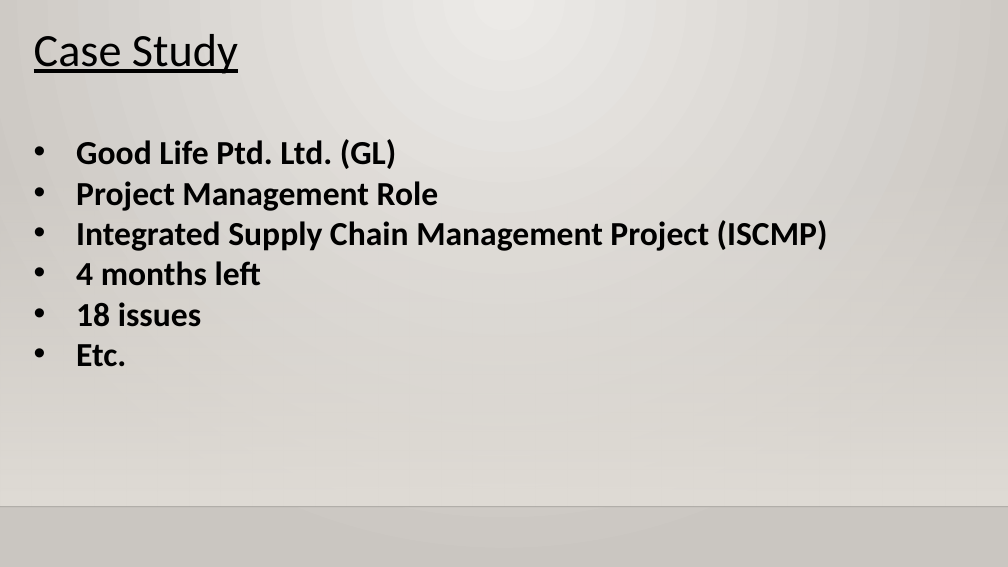
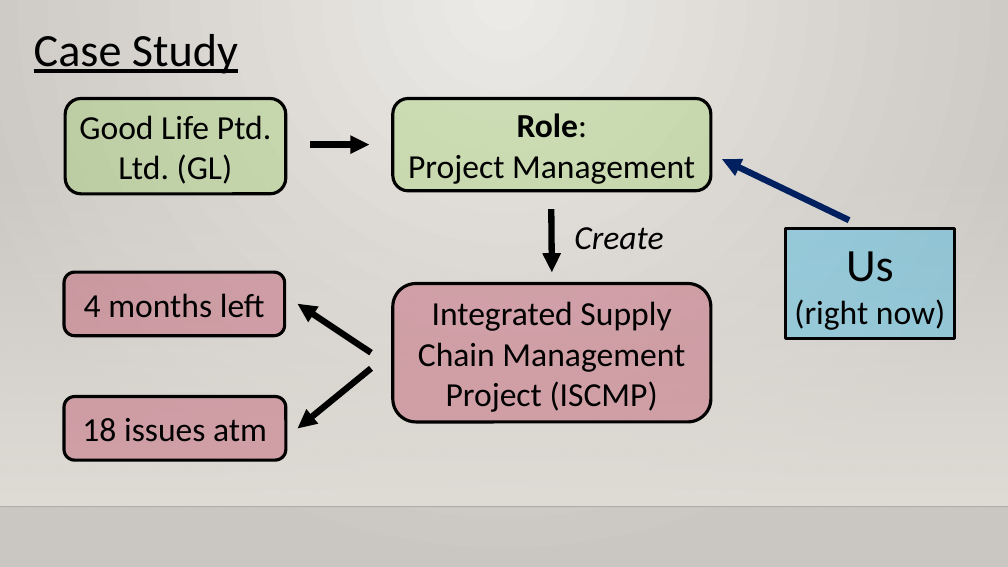
Before and after one commit to XtremisStudio/Project-Management, a slide deck: slide 2 of PRMGT_Presentation_Template.pptx. Drawn at 1008x567 pixels with LibreOffice and Linux fonts; fonts in the diff are those of the drawing; background and template pictures are left out. Boxes give left, top, right and bottom in pixels: in the first picture for what was removed or moved away, otherwise in the second. Text is boxed around its words. In the diff, an @@ line names an element or a change of style, - is before the commit and + after.

Commit message:
presentation stuff

```diff
--- a/PRMGT_Presentation_Template.pptx
+++ b/PRMGT_Presentation_Template.pptx
@@ rounded rectangle added at <box>65,98,286,194</box>, fill #92D050 at 30% opacity, outline #000000 3 pt, 32 pt, text #000000 @@
+Good Life Ptd. Ltd. (GL)
@@ rounded rectangle added at <box>393,98,712,191</box>, fill #92D050 at 30% opacity, outline #000000 3 pt, 32 pt, text #000000 @@
+Role:
+Project Management
@@ text removed at <box>76,139,828,367</box> @@
-• Good Life Ptd. Ltd. (GL)
-• Project Management Role
-• Integrated Supply Chain Management Project (ISCMP)
-• 4 months left
-• 18 issues
-• Etc.
@@ arrow added from (310, 144) to (369, 144), #000000 6 pt @@
@@ arrow added from (849, 220) to (722, 160), #002060 6 pt @@
@@ arrow added from (551, 209) to (552, 272), #000000 6 pt @@
@@ text added at <box>574,227,663,250</box>, 32 pt, text #000000, italic @@
+  Create
@@ rectangle added at <box>786,229,955,339</box>, fill #00B0F0 at 30% opacity, outline #000000 3 pt, 32 pt, text #000000 @@
+Us
+(right now)
@@ rounded rectangle added at <box>64,272,285,336</box>, fill #B71E42 at 30% opacity, outline #000000 3 pt, 32 pt, text #000000 @@
+4 months left
@@ rounded rectangle added at <box>393,284,712,422</box>, fill #B71E42 at 30% opacity, outline #000000 3 pt, 32 pt, text #000000 @@
+Integrated Supply Chain Management Project (ISCMP)
@@ arrow added from (371, 353) to (298, 304), #000000 6 pt @@
@@ arrow added from (371, 368) to (298, 429), #000000 6 pt @@
@@ rounded rectangle added at <box>64,397,286,461</box>, fill #B71E42 at 30% opacity, outline #000000 3 pt, 32 pt, text #000000 @@
+18 issues atm
```
Also in this commit, not shown: 11 other slides changed, 14 slides added, 3 other files.
